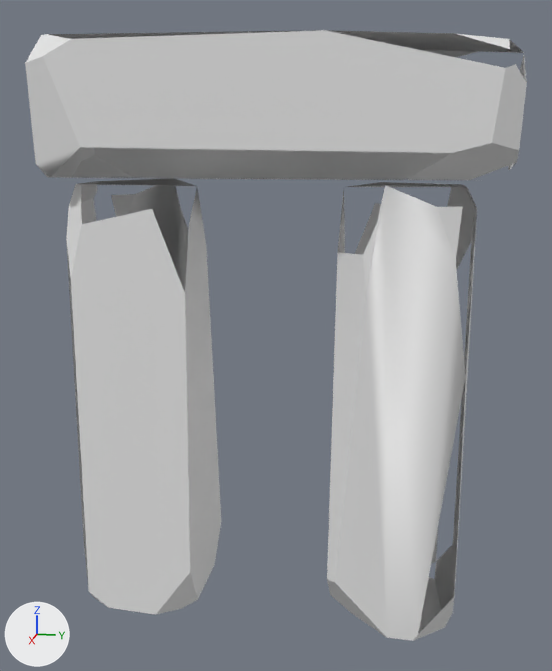
The FBX model Assets/Assets/Objects/henge.fbx as it was, and as the next commit left it.
Before and after are seen from a 50 mm lens placed at (3.17, 4.04, 2.1), pointed at (-0.11, 3.38, 1.28). Lighting does not change. The marker at lower left points along +X, +Y and +Z. Where no turn or scale is listed for an object, it has been applied to the vertices.
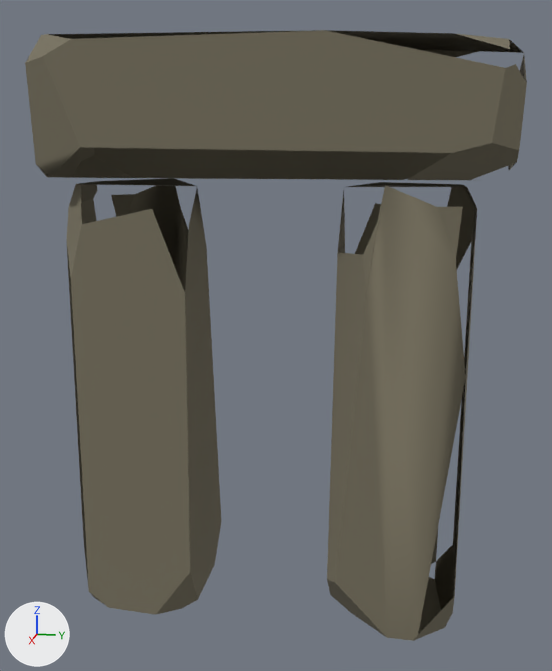
Commit message: added materials to all assets

Where the change shows, as pixel boxes (x1, y1, x2, y2) in the pictures (552 x 671 px):
```json
{"object": "Cube.003", "change": "recoloured", "before": [25, 30, 527, 180], "after": [25, 30, 527, 180]}
{"object": "Cube.001", "change": "recoloured", "before": [66, 178, 221, 615], "after": [66, 178, 221, 615]}
{"object": "Cube.002", "change": "recoloured", "before": [327, 182, 477, 641], "after": [327, 182, 477, 641]}
```

Edits to the scene script, one JSON object a line:
```json
{"op": "add", "block": "mat_material", "code": ["mat_material = principled_material('Material')", "mat_material.base_color = (0.183, 0.164, 0.113)  # dark yellow #77715e", "mat_material.roughness = 1.0"]}
{"block": "me_cube_003", "where": "me_cube_003.from_pydata(...)  # 41 vertices, 16 faces; spans x -0.21..0.38, y -0.28..0.28, z -0.97..0.98"}
{"op": "add", "block": "me_cube_003", "code": "me_cube_003.materials.append(mat_material)  # dark yellow #77715e"}
{"block": "me_cube_002", "where": "me_cube_002.from_pydata(...)  # 41 vertices, 16 faces; spans x -0.38..0.21, y -0.29..0.29, z -0.97..0.98"}
{"op": "add", "block": "me_cube_002", "code": "me_cube_002.materials.append(mat_material)  # dark yellow #77715e"}
{"block": "me_cube_004", "where": "me_cube_004.from_pydata(...)  # 41 vertices, 16 faces; spans x -0.29..0.29, y -0.98..0.99, z -0.18..0.41"}
{"op": "add", "block": "me_cube_004", "code": "me_cube_004.materials.append(mat_material)  # dark yellow #77715e"}
```
